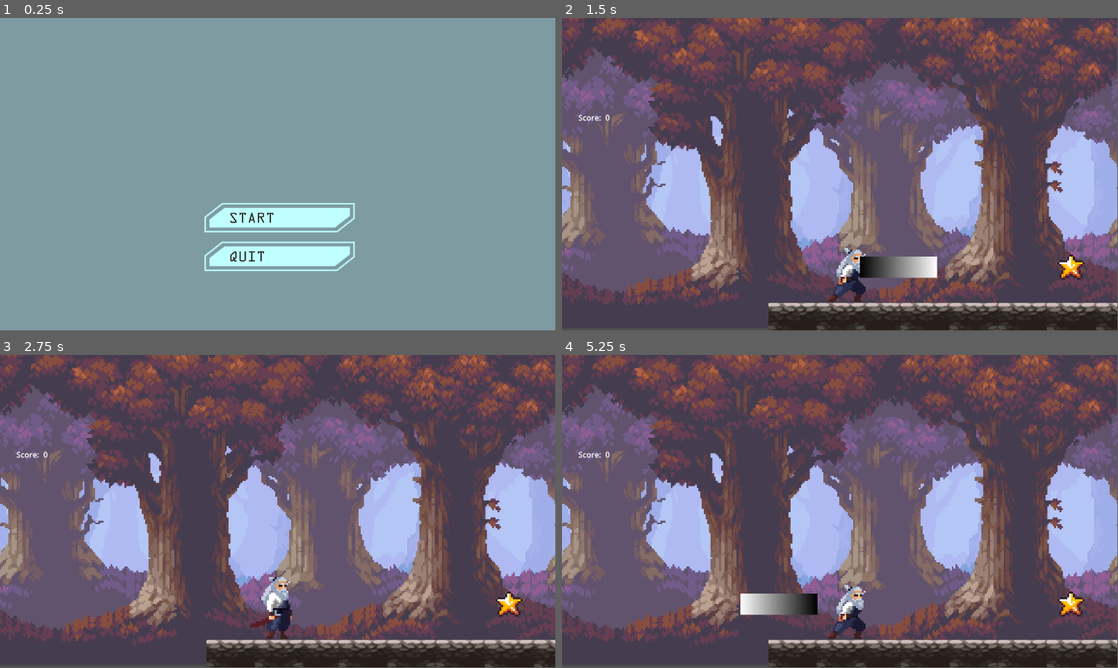
Above: before the commit, frames 1-4 (two rows, left to right).
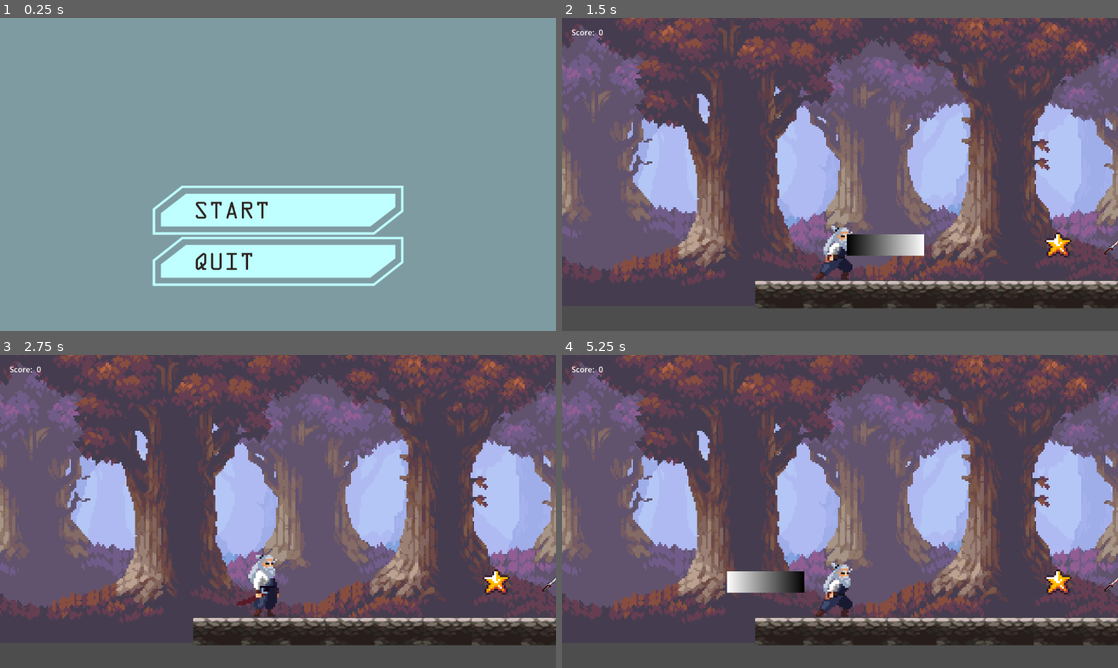
Above: after the commit, the same moments.

Repository: kefyrodievas/play-or-die
Game: Godot game, scene res://game_ui.tscn
The game is run twice, just before and just after one commit, with the same random seed, the same clock (stepped at 60 frames per second) and the same inputs. Before the commit the project starts from res://scenes/menu.tscn.
Inputs (mouse positions are in pixels of both pictures, inside the frame that each line leads up to; where the layout moved, square brackets give the same spot in the first picture):
- Up to frame 1 (0.25 s): no input
- Up to frame 2 (1.5 s): click (840, 208) [840, 218] at 0.5 s; hold Right (Attack_right) from 1.28 s (still down); tap Shift (Dash) at 1.35 s
- Up to frame 3 (2.75 s): keep holding Right (Attack_right); tap Space (Jump) at 1.52, 2.27 s; tap Shift (Dash) at 2.1 s
- Up to frame 4 (5.25 s): release Right (Attack_right) at 2.78 s; hold Left (Attack_left) 2.78-3.53 s; tap Shift (Dash) every 0.75 s from 2.85 to 5.1 s; hold Right (Attack_right) 3.53-5.03 s; tap Space (Jump) at 3.77, 4.52 s; hold Left (Attack_left) from 5.03 s (still down)
In our replay, the window is 799x449 before the commit and 800x450 after it. These sizes can differ from the game's own. Grey fills any space a smaller window leaves; there, only what the larger window draws over its background counts as a difference.

The runs differ from the first frame. In frame 1, 8.0% of the frame differs, in the area x 27-73%, y 53-86%; in frame 2, 54%; in frame 3, 53%; in frame 4, 55%, in the area x 0-100%, y 0-100%.

Commit message:
added score view and UI no longer moves around when camera has approached the limit

Diff:
--- /dev/null
+++ b/game_ui.tscn
@@ -0,0 +1,56 @@
+[gd_scene format=3 uid="uid://dqamomkwq2cn3"]
+
+[ext_resource type="Script" uid="uid://dy478ox8a0hhj" path="res://main_menu.gd" id="2_xlnb1"]
+[ext_resource type="Texture2D" uid="uid://c2ajg66et1o06" path="res://assets/img/menu/Start.png" id="3_vealc"]
+[ext_resource type="Texture2D" uid="uid://chipd31xgrs23" path="res://assets/img/menu/Start_hover.png" id="4_ltg2s"]
+[ext_resource type="Texture2D" uid="uid://btnrbjlxxeb05" path="res://assets/img/menu/Quit.png" id="5_d6n2q"]
+[ext_resource type="Texture2D" uid="uid://bfksdjputkh14" path="res://assets/img/menu/Quit_hover.png" id="6_5wnrh"]
+
+[node name="Menu" type="Control" unique_id=1840868632]
+layout_mode = 3
+anchors_preset = 15
+anchor_right = 1.0
+anchor_bottom = 1.0
+grow_horizontal = 2
+grow_vertical = 2
+
+[node name="mainMenu" type="MarginContainer" parent="." unique_id=682072714]
+layout_mode = 1
+anchors_preset = 15
+anchor_right = 1.0
+anchor_bottom = 1.0
+grow_horizontal = 2
+grow_vertical = 2
+script = ExtResource("2_xlnb1")
+metadata/_edit_use_anchors_ = true
+
+[node name="ColorRect" type="ColorRect" parent="mainMenu" unique_id=1664873728]
+layout_mode = 2
+color = Color(0.49803922, 0.60784316, 0.63529414, 1)
+
+[node name="HBoxContainer" type="HBoxContainer" parent="mainMenu" unique_id=1947275909]
+layout_mode = 2
+size_flags_horizontal = 4
+
+[node name="VBoxContainer" type="VBoxContainer" parent="mainMenu/HBoxContainer" unique_id=1207298792]
+layout_mode = 2
+size_flags_horizontal = 4
+size_flags_vertical = 4
+
+[node name="ColorRect" type="ColorRect" parent="mainMenu/HBoxContainer/VBoxContainer" unique_id=1555805135]
+custom_minimum_size = Vector2(0.145, 250)
+layout_mode = 2
+color = Color(0.49803922, 0.60784316, 0.63529414, 1)
+
+[node name="Start" type="TextureButton" parent="mainMenu/HBoxContainer/VBoxContainer" unique_id=46721432]
+layout_mode = 2
+texture_normal = ExtResource("3_vealc")
+texture_hover = ExtResource("4_ltg2s")
+
+[node name="Exit" type="TextureButton" parent="mainMenu/HBoxContainer/VBoxContainer" unique_id=146038277]
+layout_mode = 2
+texture_normal = ExtResource("5_d6n2q")
+texture_hover = ExtResource("6_5wnrh")
+
+[connection signal="pressed" from="mainMenu/HBoxContainer/VBoxContainer/Start" to="mainMenu" method="_on_start_pressed"]
+[connection signal="pressed" from="mainMenu/HBoxContainer/VBoxContainer/Exit" to="mainMenu" method="_on_exit_pressed"]
--- /dev/null
+++ b/in_game_hud.tscn
@@ -0,0 +1,39 @@
+[gd_scene format=3 uid="uid://be7c70sj1c75o"]
+
+[node name="InGameHUD" type="Control" unique_id=1950831247]
+layout_mode = 3
+anchors_preset = 15
+anchor_right = 1.0
+anchor_bottom = 1.0
+grow_horizontal = 2
+grow_vertical = 2
+
+[node name="MarginContainer" type="MarginContainer" parent="." unique_id=13709942]
+layout_mode = 1
+anchors_preset = 15
+anchor_right = 1.0
+anchor_bottom = 1.0
+grow_horizontal = 2
+grow_vertical = 2
+theme_override_constants/margin_left = 20
+theme_override_constants/margin_top = 20
+theme_override_constants/margin_right = 20
+theme_override_constants/margin_bottom = 20
+
+[node name="HBoxContainer" type="HBoxContainer" parent="MarginContainer" unique_id=719685639]
+layout_mode = 2
+
+[node name="VBoxContainer" type="VBoxContainer" parent="MarginContainer/HBoxContainer" unique_id=9242482]
+layout_mode = 2
+
+[node name="ScoreText" type="Label" parent="MarginContainer/HBoxContainer/VBoxContainer" unique_id=1900513571]
+layout_mode = 2
+text = "Score: "
+
+[node name="VBoxContainer2" type="VBoxContainer" parent="MarginContainer/HBoxContainer" unique_id=1795015610]
+layout_mode = 2
+
+[node name="ScoreNum" type="Label" parent="MarginContainer/HBoxContainer/VBoxContainer2" unique_id=604595277]
+layout_mode = 2
+text = "0
+"
--- a/scenes/menu.gd
+++ b/main_menu.gd
@@ -1,4 +1,4 @@
-extends Node2D
+extends MarginContainer
 
 
 # Called when the node enters the scene tree for the first time.
--- a/project.godot
+++ b/project.godot
@@ -11,9 +11,14 @@
 [application]
 
 config/name="Play or Die"
-run/main_scene="uid://0batdvsrfcqn"
+run/main_scene="uid://dqamomkwq2cn3"
 config/features=PackedStringArray("4.6", "Mobile")
 config/icon="res://icon.svg"
+
+[display]
+
+window/stretch/mode="viewport"
+window/stretch/aspect="expand"
 
 [input]
 
@@ -68,3 +73,6 @@
 
 rendering_device/driver.windows="d3d12"
 renderer/rendering_method="mobile"
+textures/stretch/scale_mode="fractional"
+textures/stretch/aspect="keep"
+textures/stretch/mode="disabled"
--- /dev/null
+++ b/scenes/1_floor.gd
@@ -0,0 +1,18 @@
+extends Node2D
+
+
+# Called when the node enters the scene tree for the first time.
+func _ready() -> void:
+	pass
+	#var map_limits = $TileMapLayer.get_used_rect()
+	#var map_cellsize = $TileMapLayer.
+	#$Samurai/Camera2D.limit_left = map_limits.position.x * map_cellsize.x
+	#$Samurai/Camera2D.limit_right = map_limits.end.x * map_cellsize.x
+	#$Samurai/Camera2D.limit_top = map_limits.position.y * map_cellsize.y
+	#$Samurai/Camera2D.limit_bottom = map_limits.end.y * map_cellsize.y
+	#
+
+
+# Called every frame. 'delta' is the elapsed time since the previous frame.
+func _process(delta: float) -> void:
+	pass
--- a/scenes/1_floor.tscn
+++ b/scenes/1_floor.tscn
@@ -1,6 +1,7 @@
 [gd_scene format=4 uid="uid://wi0ircg0b2l4"]
 
 [ext_resource type="Texture2D" uid="uid://pcu41cnut3or" path="res://assets/img/background/Game_Assets.png" id="1_1n317"]
+[ext_resource type="Script" uid="uid://drb5lf487pexd" path="res://scenes/1_floor.gd" id="1_4cg0v"]
 [ext_resource type="Texture2D" uid="uid://2dbkrmsr2ukp" path="res://assets/img/background/Dungeon Tile Set.png" id="1_larob"]
 [ext_resource type="PackedScene" uid="uid://ce0qhlmjkphle" path="res://scenes/samurai.tscn" id="2_1n317"]
 [ext_resource type="Texture2D" uid="uid://bhlxapjdn2rxy" path="res://assets/img/background/oak_woods_tileset.png" id="3_3cf7y"]
@@ -1162,6 +1163,7 @@
 [node name="1st_floor 1" type="Node2D" unique_id=640446327]
 texture_filter = 1
 scale = Vector2(4, 4)
+script = ExtResource("1_4cg0v")
 
 [node name="TileMapLayer2" type="TileMapLayer" parent="." unique_id=745261534]
 position = Vector2(-185.5, 4.25)
--- a/scenes/main.gd
+++ b/scenes/main.gd
@@ -58,3 +58,5 @@
 	#update ground position
 	if $Samurai/Camera2D.position.x - $Ground.position.x > screen_size.x:
 		$Ground.position.x += screen_size.x
+	#if $Samurai/Camera2D.position.x - $Ground.position.x > screen_size.x:
+		#$Ground.position.x += screen_size.x
--- a/scenes/menu.tscn
+++ /dev/null
@@ -1,46 +0,0 @@
-[gd_scene format=3 uid="uid://0batdvsrfcqn"]
-
-[ext_resource type="Script" uid="uid://dg60kbqm22pd" path="res://scenes/menu.gd" id="1_yqeox"]
-[ext_resource type="Texture2D" uid="uid://c2ajg66et1o06" path="res://assets/img/menu/Start.png" id="2_4ytvr"]
-[ext_resource type="Texture2D" uid="uid://chipd31xgrs23" path="res://assets/img/menu/Start_hover.png" id="3_g3eks"]
-[ext_resource type="Texture2D" uid="uid://btnrbjlxxeb05" path="res://assets/img/menu/Quit.png" id="4_v86rl"]
-[ext_resource type="Texture2D" uid="uid://bfksdjputkh14" path="res://assets/img/menu/Quit_hover.png" id="5_13sgg"]
-
-[node name="Menu" type="Node2D" unique_id=938309895]
-script = ExtResource("1_yqeox")
-metadata/_edit_vertical_guides_ = [576.0]
-
-[node name="ColorRect" type="ColorRect" parent="." unique_id=233429386]
-offset_right = 1152.0
-offset_bottom = 648.0
-color = Color(0.49803922, 0.60784316, 0.63529414, 1)
-
-[node name="Control" type="Control" parent="." unique_id=318662773]
-layout_mode = 3
-anchors_preset = 0
-offset_right = 40.0
-offset_bottom = 40.0
-
-[node name="Start" type="TextureButton" parent="Control" unique_id=757700104]
-layout_mode = 1
-anchors_preset = -1
-offset_left = 424.0
-offset_top = 384.0
-offset_right = 944.0
-offset_bottom = 486.0
-scale = Vector2(0.6, 0.6)
-texture_normal = ExtResource("2_4ytvr")
-texture_hover = ExtResource("3_g3eks")
-
-[node name="Exit" type="TextureButton" parent="Control" unique_id=2115434746]
-layout_mode = 0
-offset_left = 424.0
-offset_top = 464.0
-offset_right = 944.0
-offset_bottom = 566.0
-scale = Vector2(0.6, 0.6)
-texture_normal = ExtResource("4_v86rl")
-texture_hover = ExtResource("5_13sgg")
-
-[connection signal="pressed" from="Control/Start" to="." method="_on_start_pressed"]
-[connection signal="pressed" from="Control/Exit" to="." method="_on_exit_pressed"]
--- a/scenes/samurai.gd
+++ b/scenes/samurai.gd
@@ -95,7 +95,7 @@
 func add_score(amount):
 	score += amount * score_multiplier
 	print("Score: ", score)
-	$Camera2D/ScoreDispText/ScoreDispNum.text = str(score)
+	$CanvasLayer/InGameHUD/MarginContainer/HBoxContainer/VBoxContainer2/ScoreNum.text = str(score)
 
 func activate_score_doubler():
 	score_multiplier = 2
--- a/scenes/samurai.tscn
+++ b/scenes/samurai.tscn
@@ -5,6 +5,7 @@
 [ext_resource type="Texture2D" uid="uid://ep8lo2jut4xn" path="res://assets/img/characters/samurai/ATTACK 1.png" id="2_s6way"]
 [ext_resource type="Texture2D" uid="uid://8kcbad0pe0im" path="res://assets/img/characters/samurai/RUN.png" id="2_v3kpt"]
 [ext_resource type="Texture2D" uid="uid://csg2bopiu7y47" path="res://assets/img/characters/samurai/HURT.png" id="3_a21b5"]
+[ext_resource type="PackedScene" uid="uid://be7c70sj1c75o" path="res://in_game_hud.tscn" id="6_a21b5"]
 
 [sub_resource type="AtlasTexture" id="AtlasTexture_qm0jt"]
 atlas = ExtResource("2_s6way")
@@ -301,6 +302,8 @@
 scale = Vector2(4, 4)
 script = ExtResource("1_v3kpt")
 
+[node name="SubViewport" type="SubViewport" parent="." unique_id=1701119594]
+
 [node name="AnimatedSprite2D" type="AnimatedSprite2D" parent="." unique_id=240678399]
 texture_filter = 1
 position = Vector2(0, -15)
@@ -318,28 +321,6 @@
 [node name="DoubleJumpTimer" type="Timer" parent="." unique_id=63298662]
 one_shot = true
 
-[node name="Camera2D" type="Camera2D" parent="." unique_id=96058188]
-position = Vector2(0.5, -5.25)
-scale = Vector2(0.25, 0.25)
-limit_left = -10000128
-limit_top = -1000000
-limit_right = 3455
-limit_bottom = 653
-
-[node name="ScoreDispText" type="Label" parent="Camera2D" unique_id=1824143636]
-offset_left = -542.0
-offset_top = -301.0
-offset_right = -467.0
-offset_bottom = -278.0
-text = "Score:"
-
-[node name="ScoreDispNum" type="Label" parent="Camera2D/ScoreDispText" unique_id=1966831536]
-layout_mode = 0
-offset_left = 56.0
-offset_right = 214.0
-offset_bottom = 23.0
-text = "0"
-
 [node name="SHitbox" type="Area2D" parent="." unique_id=1839130142]
 position = Vector2(0, -15)
 
@@ -347,6 +328,20 @@
 position = Vector2(0.5, 16.25)
 shape = SubResource("CapsuleShape2D_s6way")
 
+[node name="Camera2D" type="Camera2D" parent="." unique_id=96058188]
+position = Vector2(-136.48, -61.36)
+anchor_mode = 0
+limit_left = -9999990
+limit_top = -10000008
+limit_right = 4010
+limit_bottom = 52
+
+[node name="CanvasLayer" type="CanvasLayer" parent="." unique_id=737005316]
+
+[node name="InGameHUD" parent="CanvasLayer" unique_id=1950831247 instance=ExtResource("6_a21b5")]
+offset_top = -2.0
+offset_bottom = -2.0
+
 [connection signal="timeout" from="ScoreBoostTimer" to="." method="_on_score_boost_timer_timeout"]
 [connection signal="timeout" from="DoubleJumpTimer" to="." method="_on_double_jump_timer_timeout"]
 [connection signal="area_entered" from="SHitbox" to="." method="_on_s_hitbox_area_entered"]
Binary file added: assets/img/UI/Sprout Lands - UI Pack - Basic pack/Sprout Lands - UI Pack - Basic pack/Sprite sheets/Dialouge UI/Emotes/Teemo Basic emote animations sprite sheet.png
Not shown, added: assets/img/UI/Sprout Lands - UI Pack - Basic pack/Sprout Lands - UI Pack - Basic pack/Sprite sheets/Dialouge UI/Emotes/Teemo Basic emote animations sprite sheet.png.import
Binary file added: assets/img/UI/Sprout Lands - UI Pack - Basic pack/Sprout Lands - UI Pack - Basic pack/Sprite sheets/Dialouge UI/Premade dialog box big.png
Not shown, added: assets/img/UI/Sprout Lands - UI Pack - Basic pack/Sprout Lands - UI Pack - Basic pack/Sprite sheets/Dialouge UI/Premade dialog box big.png.import
Binary file added: assets/img/UI/Sprout Lands - UI Pack - Basic pack/Sprout Lands - UI Pack - Basic pack/Sprite sheets/Dialouge UI/Premade dialog box medium.png
Not shown, added: assets/img/UI/Sprout Lands - UI Pack - Basic pack/Sprout Lands - UI Pack - Basic pack/Sprite sheets/Dialouge UI/Premade dialog box medium.png.import
Binary file added: assets/img/UI/Sprout Lands - UI Pack - Basic pack/Sprout Lands - UI Pack - Basic pack/Sprite sheets/Dialouge UI/Premade dialog box small.png
Not shown, added: assets/img/UI/Sprout Lands - UI Pack - Basic pack/Sprout Lands - UI Pack - Basic pack/Sprite sheets/Dialouge UI/Premade dialog box small.png.import
Binary file added: assets/img/UI/Sprout Lands - UI Pack - Basic pack/Sprout Lands - UI Pack - Basic pack/Sprite sheets/Dialouge UI/dialog box big.png
Not shown, added: assets/img/UI/Sprout Lands - UI Pack - Basic pack/Sprout Lands - UI Pack - Basic pack/Sprite sheets/Dialouge UI/dialog box big.png.import
Binary file added: assets/img/UI/Sprout Lands - UI Pack - Basic pack/Sprout Lands - UI Pack - Basic pack/Sprite sheets/Dialouge UI/dialog box character finished talking click to continue indicator - spritesheet .png
Not shown, added: assets/img/UI/Sprout Lands - UI Pack - Basic pack/Sprout Lands - UI Pack - Basic pack/Sprite sheets/Dialouge UI/dialog box character finished talking click to continue indicator - spritesheet .png.im…
(and 84 more such lines)
